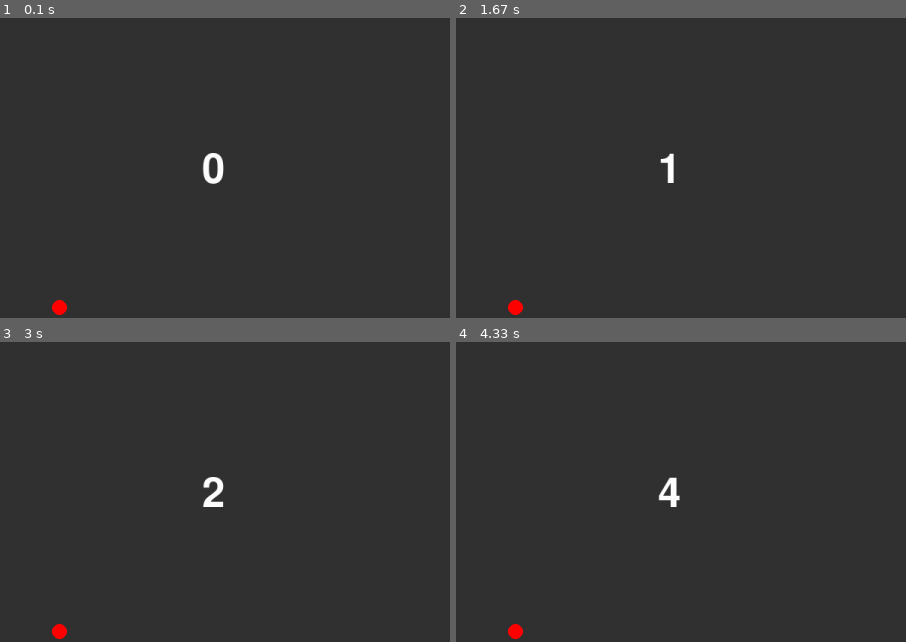
Above: before the commit, frames 1-4 (two rows, left to right).
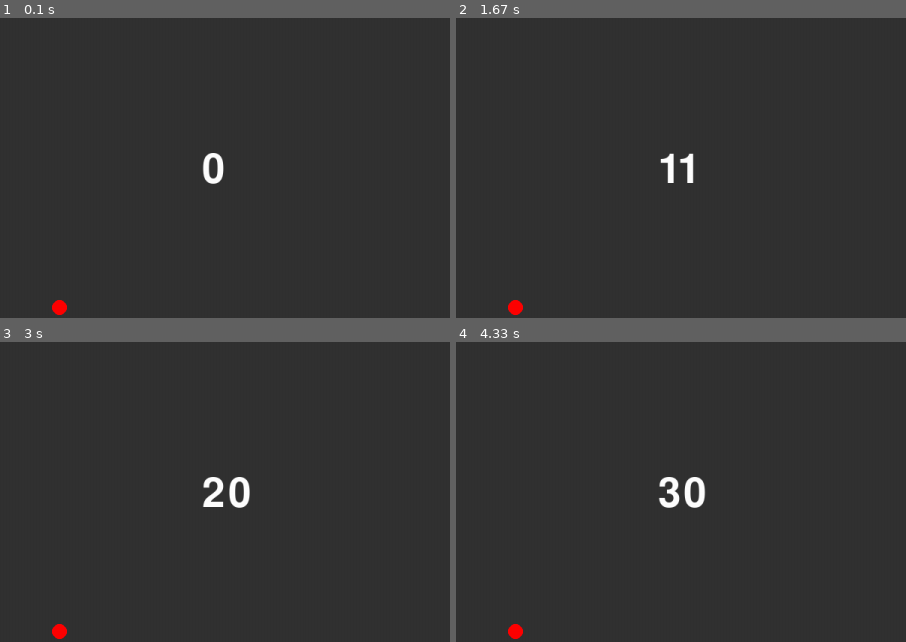
Above: after the commit, the same moments.

Repository: c0b230943c/ProjExD_1
Game: pygame game, started from pygame_system.py
The game is run twice, just before and just after one commit, with the same random seed, the same clock (stepped at 60 frames per second) and the same inputs.
Inputs:
- Up to frame 1 (0.1 s): no input
- Up to frame 2 (1.67 s): no input
- Up to frame 3 (3 s): no input
- Up to frame 4 (4.33 s): no input
The pictures show only the part of the screen within x 3-53%, y 3-53%; the shares and areas given below are measured in that part.
In our replay, the window is 600x450 before the commit and 900x600 after it. These sizes can differ from the game's own. Grey fills any space a smaller window leaves; there, only what the larger window draws over its background counts as a difference.

The runs differ from the first frame. In frame 1, only the window size differs. In frame 2, 0.2% of the frame differs, in the area x 49-53%, y 45-55%; in frame 3, 0.3%; in frame 4, 0.6%, in the area x 44-56%, y 45-56%.

Commit message:
FPS,画面サイズ変更

Diff:
--- a/pygame_system.py
+++ b/pygame_system.py
@@ -7,7 +7,7 @@
 
 def main():
     pg.display.set_caption("はじめてのPygame")
-    screen = pg.display.set_mode((800, 600))
+    screen = pg.display.set_mode((1200, 800))
     clock = pg.time.Clock()
     font = pg.font.Font(None, 80)
 
@@ -26,7 +26,7 @@
         screen.blit(enn, [100, 400])
         pg.display.update()
         tmr += 1
-        clock.tick(1)
+        clock.tick(7)
 
 
 if __name__ == "__main__":
